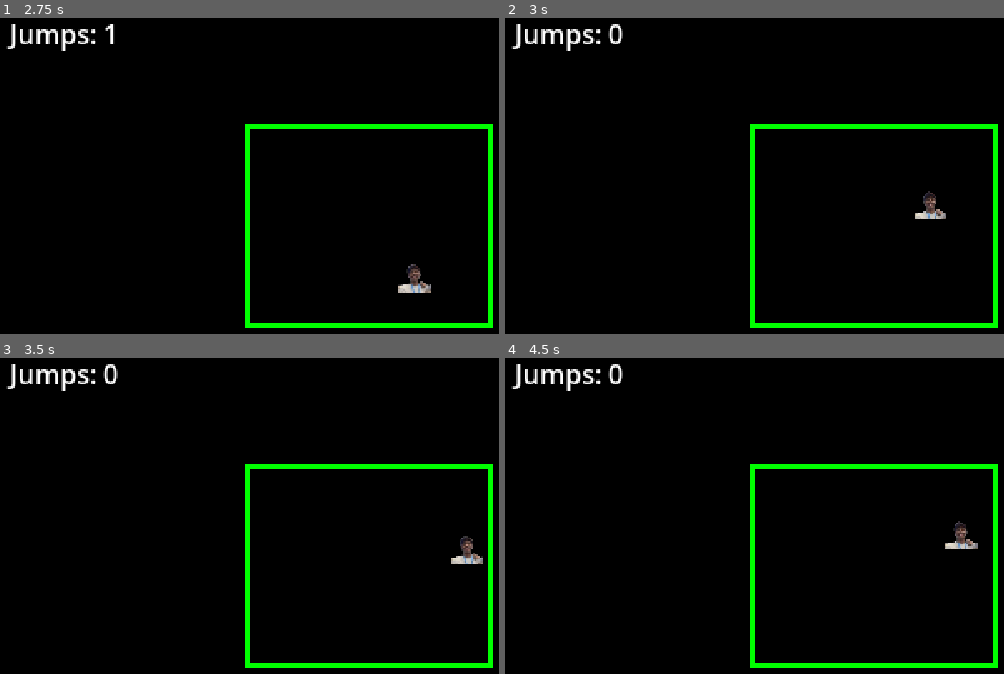
Above: before the commit, frames 1-4 (two rows, left to right).
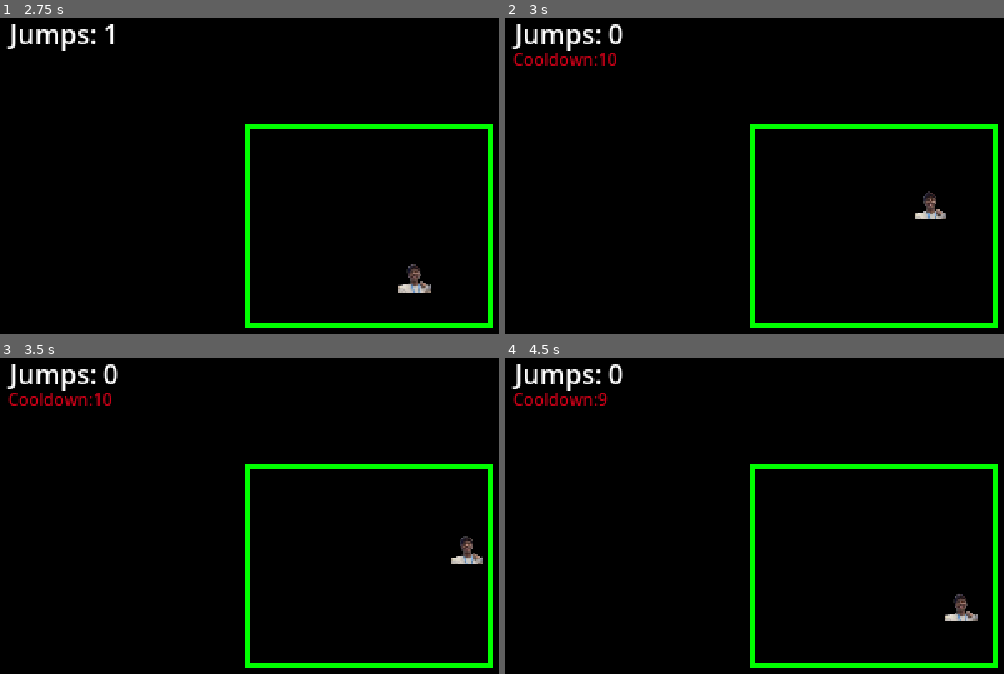
Above: after the commit, the same moments.

Repository: Shaurya0907/bb_COMBAT
Game: Godot game, scene res://scenes/main.tscn
The game is run twice, just before and just after one commit, with the same random seed, the same clock (stepped at 60 frames per second) and the same inputs.
Inputs (mouse positions are in pixels of both pictures, inside the frame that each line leads up to):
- Up to frame 1 (2.75 s): tap Enter at 0.5 s; move the mouse to (outside the picture) at 0.52 s; hold D (move_right) 0.53-2.03 s; tap Space (jump) at 0.6, 0.77, 1.07, 1.52, 1.55, 1.82, 2.3 s; click (outside the picture) at 0.67 s; move the mouse to (224, 248) at 1.27 s; tap Alt at 1.35 s; move the mouse to (464, 125) at 2.02 s; hold A (move_left) from 2.03 s (still down); tap Shift at 2.1 s
- Up to frame 2 (3 s): move the mouse to (849, 315) at 2.77 s; release A (move_left) at 2.78 s; hold D (move_right) from 2.78 s (still down); tap Space (jump) at 2.85 s; click (849, 315) at 2.92 s
- Up to frame 3 (3.5 s): keep holding D (move_right); tap Space (jump) at 3.02, 3.32 s
- Up to frame 4 (4.5 s): move the mouse to (outside the picture) at 3.52 s; tap Alt at 3.6 s; tap Space (jump) at 3.77, 3.8, 4.07 s; move the mouse to (649, 497) at 4.27 s; release D (move_right) at 4.28 s; hold A (move_left) from 4.28 s (still down); tap Shift at 4.35 s

Frame 1 is identical in both runs. In frame 2, 0.4% of the frame differs, in the area x 1-23%, y 11-16%; in frame 3, 0.4%; in frame 4, 1.0%, in the area x 1-95%, y 11-84%.

Commit message:
added jump cooldown system

Diff:
--- a/scenes/main.tscn
+++ b/scenes/main.tscn
@@ -117,8 +117,14 @@
 offset_bottom = 31.0
 text = "3"
 
-[node name="cooldown_timer" type="Timer" parent="hud" unique_id=1886149178]
-one_shot = true
+[node name="cooldown_timer" type="Timer" parent="hud" unique_id=1463869878]
+process_callback = 0
+
+[node name="cooldown_end" type="Timer" parent="hud" unique_id=225776368]
+process_callback = 0
+wait_time = 10.0
 
 [connection signal="body_entered" from="Node2D/bg/Area2D" to="player" method="_on_area_2d_body_entered"]
+[connection signal="timeout" from="hud/cooldown_timer" to="player" method="_on_timer_timeout"]
 [connection signal="timeout" from="hud/cooldown_timer" to="player" method="_on_cooldown_timer_timeout"]
+[connection signal="timeout" from="hud/cooldown_end" to="player" method="_on_cooldown_end_timeout"]
--- a/scripts/player.gd
+++ b/scripts/player.gd
@@ -3,6 +3,8 @@
 @onready var cooldown: Label = $"../hud/cooldown"
 @onready var cooldown_counter: Label = $"../hud/cooldown_counter"
 @onready var cooldown_timer: Timer = $"../hud/cooldown_timer"
+@onready var cooldown_end: Timer = $"../hud/cooldown_end"
+
 
 var speed = 50
 var has_jumped = false
@@ -36,23 +38,17 @@
 
 
 	if jump_counter.text == '0':
-		pass
-
-	if jump2 and has_jumped:
+		cooldown.show()
+		cooldown_counter.show()
+		if cooldown_timer.is_stopped():
+			cooldown_timer.start()
+		if cooldown_end.is_stopped():
+			cooldown_end.start()
+		has_jumped = true
+	if jump2:
 		if jump_counter.text != '0':
 			jump_counter.text = str(int(jump_counter.text) - 1)
 		jump2 = false
-
-
-
-#FUNCTIONS
-func _cooldown(time):
-		cooldown.show()
-		cooldown_counter.show()
-		cooldown_timer.start()
-
-
-
 
 #SIGNALS
 func _on_area_2d_body_entered(body: Node2D) -> void:
@@ -62,4 +58,13 @@
 
 
 func _on_cooldown_timer_timeout() -> void:
-	pass # Replace with function body.
+	if cooldown_counter.text != '0':
+		cooldown_counter.text = str(int(cooldown_counter.text) - 1)
+
+
+func _on_cooldown_end_timeout() -> void:
+	has_jumped = false
+	cooldown_timer.stop()
+	jump_counter.text = '3'
+	cooldown_counter.hide()
+	cooldown.hide()
